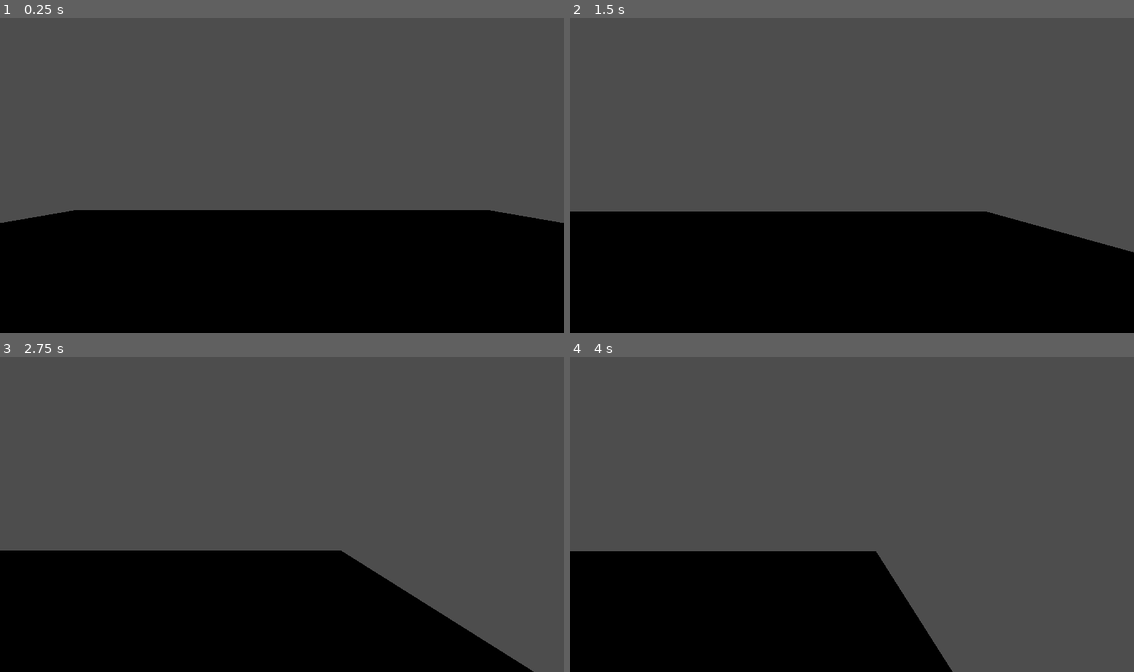
Above: before the commit, frames 1-4 (two rows, left to right).
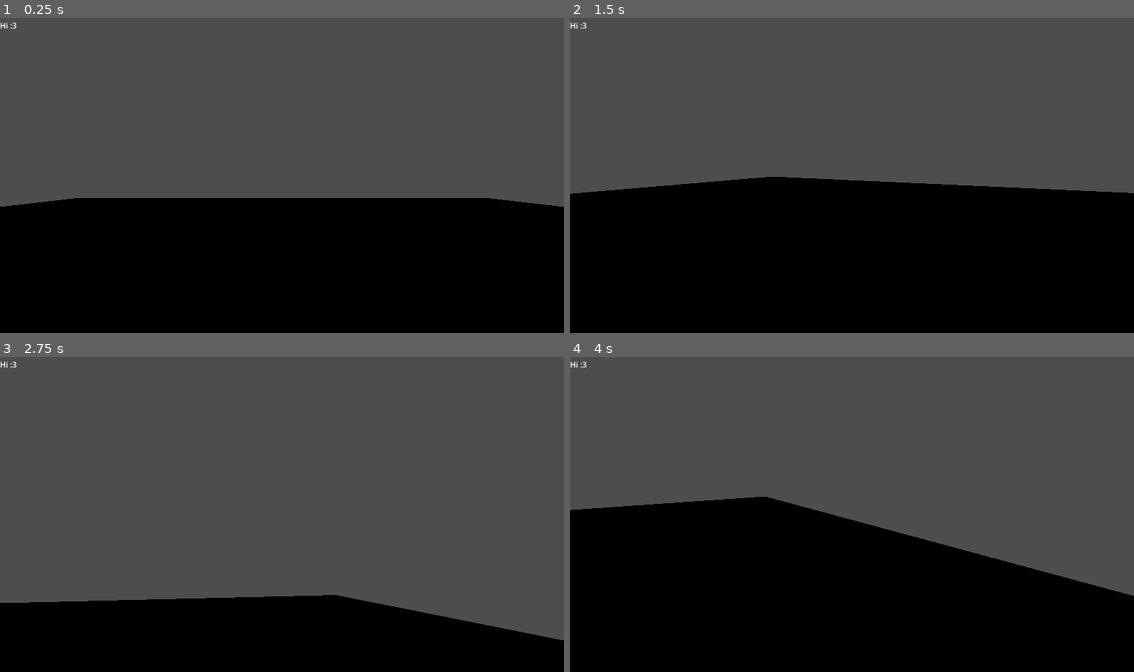
Above: after the commit, the same moments.

Repository: memjamim/FishGame
Game: Godot game, scene res://benscene.tscn
Two runs of this game, one before a commit and one after it. Both use one fixed random seed, a clock stepped at 60 frames per second and the inputs below. Before the commit the project has no main scene; this scene is started directly in both runs.
Inputs (mouse positions are in pixels of both pictures, inside the frame that each line leads up to):
- Up to frame 1 (0.25 s): no input
- Up to frame 2 (1.5 s): tap Enter at 0.5 s; move the mouse to (976, 159) at 0.52 s; hold D (right) 0.53-1.28 s; hold Space (jump) 0.53-1.28 s; move the mouse to (739, 191) at 1.27 s; hold Shift (down) from 1.28 s (still down); tap W (foward) at 1.35 s
- Up to frame 3 (2.75 s): tap Space (jump) at 1.52, 1.55, 1.82 s; move the mouse to (338, 445) at 2.02 s; release Shift (down) at 2.03 s; hold D (right) from 2.03 s (still down); hold Space (jump) from 2.03 s (still down)
- Up to frame 4 (4 s): move the mouse to (823, 577) at 2.77 s; release Space (jump) at 2.78 s; tap W (foward) at 2.85 s; tap Space (jump) at 3.02, 3.05, 3.32 s; move the mouse to (1021, 561) at 3.52 s; release D (right) at 3.53 s; hold A (left) from 3.53 s (still down); hold Space (jump) from 3.53 s (still down)

The runs differ from the first frame. In frame 1, 4.0% of the frame differs, in the area x 0-100%, y 1-66%; in frame 2, 10%; in frame 3, 12%; in frame 4, 21%, in the area x 0-100%, y 1-100%.

Commit message:
Added water movement & started breath system
yep

Diff:
--- a/fish-game-project-folder/benscene.tscn
+++ b/fish-game-project-folder/benscene.tscn
@@ -1,9 +1,11 @@
-[gd_scene load_steps=6 format=3 uid="uid://boq60tw26s0p0"]
+[gd_scene load_steps=9 format=3 uid="uid://boq60tw26s0p0"]
 
-[ext_resource type="Script" path="res://player.gd" id="1_3cfuf"]
+[ext_resource type="Script" uid="uid://lvs5s4jx3na1" path="res://player.gd" id="1_3cfuf"]
+[ext_resource type="Script" uid="uid://caucihx4lukcl" path="res://water.gd" id="2_quwqr"]
+[ext_resource type="Script" uid="uid://3ird8rnbhrh2" path="res://breath_ui.gd" id="3_gugk2"]
 
 [sub_resource type="PlaneMesh" id="PlaneMesh_4pro5"]
-size = Vector2(20, 20)
+size = Vector2(30, 30)
 
 [sub_resource type="ConcavePolygonShape3D" id="ConcavePolygonShape3D_6uye4"]
 data = PackedVector3Array(10, 0, 10, -10, 0, 10, 10, 0, -10, -10, 0, 10, -10, 0, -10, 10, 0, -10)
@@ -13,6 +15,8 @@
 [sub_resource type="ConvexPolygonShape3D" id="ConvexPolygonShape3D_gugk2"]
 points = PackedVector3Array(-0.125207, -0.532801, -0.480507, 0.0227831, 0.47607, 0.498884, 0.169713, 0.559144, 0.464172 …(924 unchanged characters)…
 
+[sub_resource type="SphereShape3D" id="SphereShape3D_quwqr"]
+
 [node name="Node3D" type="Node3D"]
 
 [node name="Ground" type="MeshInstance3D" parent="."]
@@ -20,6 +24,7 @@
 mesh = SubResource("PlaneMesh_4pro5")
 
 [node name="StaticBody3D" type="StaticBody3D" parent="Ground"]
+transform = Transform3D(1.5, 0, 0, 0, 1.5, 0, 0, 0, 1.5, 0, 0, 0)
 
 [node name="CollisionShape3D" type="CollisionShape3D" parent="Ground/StaticBody3D"]
 shape = SubResource("ConcavePolygonShape3D_6uye4")
@@ -34,7 +39,26 @@
 [node name="CollisionShape3D" type="CollisionShape3D" parent="Player"]
 shape = SubResource("ConvexPolygonShape3D_gugk2")
 
-[node name="Node3D" type="Node3D" parent="Player"]
+[node name="CameraPivot" type="Node3D" parent="Player"]
 transform = Transform3D(1, 0, 0, 0, 1, 0, 0, 0, 1, 0, 0.75, 0)
 
-[node name="Camera3D" type="Camera3D" parent="Player/Node3D"]
+[node name="Camera3D" type="Camera3D" parent="Player/CameraPivot"]
+
+[node name="Water" type="Area3D" parent="."]
+transform = Transform3D(2, 0, 0, 0, 2, 0, 0, 0, 2, 0, 1.5493002, -3.9895036)
+script = ExtResource("2_quwqr")
+
+[node name="CollisionShape3D" type="CollisionShape3D" parent="Water"]
+transform = Transform3D(6, 0, 0, 0, 6, 0, 0, 0, 6, 0, 0, -1.3934962)
+shape = SubResource("SphereShape3D_quwqr")
+
+[node name="BreathUI" type="CanvasLayer" parent="."]
+script = ExtResource("3_gugk2")
+
+[node name="MarginContainer" type="MarginContainer" parent="BreathUI"]
+offset_right = 40.0
+offset_bottom = 40.0
+
+[node name="Label" type="Label" parent="BreathUI/MarginContainer"]
+layout_mode = 2
+text = "Hi :3"
--- /dev/null
+++ b/fish-game-project-folder/breath_ui.gd
@@ -0,0 +1,18 @@
+extends CanvasLayer
+@export var player_path: NodePath
+@onready var label: Label = $MarginContainer/Label
+# TODO: display in top corner
+func _ready() -> void:
+	var player := get_node_or_null(player_path)
+	if player:
+		player.breath_updated.connect(set_breath)
+
+func set_breath(current: float, max_value: float) -> void:
+	current = clamp(current, 0.0, max_value)
+
+	visible = current < max_value
+
+	var secs := int(ceil(current))
+	var m := secs / 60
+	var s := secs % 60
+	label.text = "Breath: %d:%02d" % [m, s]
--- a/fish-game-project-folder/player.gd
+++ b/fish-game-project-folder/player.gd
@@ -1,40 +1,120 @@
 extends CharacterBody3D
 
-var IS_IN_WATER: bool = false
+var IS_IN_WATER := false
 
-const SPEED = 5.0
-const JUMP_VELOCITY = 4.5
+@export var land_speed := 5.0
+@export var swim_speed := 3.0
 
+@export var land_accel := 18.0
+@export var swim_accel := 6.0
+
+@export var swim_drag := 3.5
+@export var buoyancy := 1.5       # upward push in water
+
+@export var jump_velocity := 4.5
+
+# Mouse look
+@export var mouse_sensitivity := 0.002
+@export var max_pitch_deg := 85.0
+
+# Breath
+@export var breath_max := 60.0            # 1:00 breath time
+@export var breath_recover_rate := 180.0  # recovery on land
+@export var breath_ui_path: NodePath
+signal breath_updated(current: float, max_value: float)
+signal drowned
+
+@onready var camera_pivot: Node3D = $CameraPivot
+
+var _pitch := 0.0
+var breath := 60.0
+
+func _ready() -> void:
+	breath = breath_max
+	Input.set_mouse_mode(Input.MOUSE_MODE_CAPTURED)
+	emit_signal("breath_updated", breath, breath_max)
+
+func set_in_water(v: bool) -> void:
+	IS_IN_WATER = v
+	if IS_IN_WATER:
+		velocity.y = min(velocity.y, 0.0)
+
+func _unhandled_input(event: InputEvent) -> void:
+	# Toggle mouse capture (for easier testing in editor)
+	if event.is_action_pressed("ui_cancel"):
+		if Input.get_mouse_mode() == Input.MOUSE_MODE_CAPTURED:
+			Input.set_mouse_mode(Input.MOUSE_MODE_VISIBLE)
+		else:
+			Input.set_mouse_mode(Input.MOUSE_MODE_CAPTURED)
+
+	if event is InputEventMouseMotion and Input.get_mouse_mode() == Input.MOUSE_MODE_CAPTURED:
+		# Rotation on player body
+		rotate_y(-event.relative.x * mouse_sensitivity)
+
+		# Rotation on pivot
+		_pitch = clamp(_pitch - event.relative.y * mouse_sensitivity, deg_to_rad(-max_pitch_deg), deg_to_rad(max_pitch_deg))
+		camera_pivot.rotation.x = _pitch
 
 func _physics_process(delta: float) -> void:
-	# Add the gravity.
-	if not IS_IN_WATER:
-		if not is_on_floor():
-			velocity += get_gravity() * delta
-		# Handle jump.
-		if Input.is_action_just_pressed("jump") and is_on_floor():
-			velocity.y = JUMP_VELOCITY
+	_update_breath(delta)
 
-	# Get the input direction and handle the movement/deceleration.
-	# As good practice, you should replace UI actions with custom gameplay actions.
 	var input_dir := Input.get_vector("left", "right", "foward", "back")
 
-	var up_down_dir
+	# Shift to go down in water
+	# Space to go up
+	var vertical_input := 0.0
 	if IS_IN_WATER:
-		up_down_dir = Input.get_axis("down", "up")
+		if Input.is_action_pressed("jump"):
+			vertical_input += 1.0
+		if Input.is_action_pressed("down"):
+			vertical_input -= 1.0
+
+	# Move relative to player, instead of camera pitch
+	var wish_dir := (global_transform.basis * Vector3(input_dir.x, 0.0, input_dir.y))
+	wish_dir.y = vertical_input
+
+	if wish_dir.length() > 0.001:
+		wish_dir = wish_dir.normalized()
+
+	if IS_IN_WATER:
+		_swim_move(wish_dir, delta)
 	else:
-		up_down_dir = 0
-
-	var direction := (transform.basis * Vector3(input_dir.x, up_down_dir, input_dir.y)).normalized()
-	if direction:
-		velocity.x = direction.x * SPEED
-		velocity.z = direction.z * SPEED
-		if IS_IN_WATER:
-			velocity.y = direction.y * SPEED
-	else:
-		velocity.x = move_toward(velocity.x, 0, SPEED)
-		velocity.z = move_toward(velocity.z, 0, SPEED)
-		if IS_IN_WATER:
-			velocity.y = move_toward(velocity.y, 0, SPEED)
+		_land_move(wish_dir, delta)
 
 	move_and_slide()
+
+func _land_move(wish_dir: Vector3, delta: float) -> void:
+	# Gravity
+	if not is_on_floor():
+		velocity += get_gravity() * delta
+
+	# Jump
+	if Input.is_action_just_pressed("jump") and is_on_floor():
+		velocity.y = jump_velocity
+
+	# Accelerate horizontally
+	var target := wish_dir * land_speed
+	velocity.x = move_toward(velocity.x, target.x, land_accel * delta)
+	velocity.z = move_toward(velocity.z, target.z, land_accel * delta)
+
+func _swim_move(wish_dir: Vector3, delta: float) -> void:
+	# Buoyancy + drag for water movement
+	velocity.y += buoyancy * delta
+	velocity = velocity.move_toward(Vector3.ZERO, swim_drag * delta)
+
+	# Acceleration toward 3D target direction
+	var target := wish_dir * swim_speed
+	velocity.x = move_toward(velocity.x, target.x, swim_accel * delta)
+	velocity.y = move_toward(velocity.y, target.y, swim_accel * delta)
+	velocity.z = move_toward(velocity.z, target.z, swim_accel * delta)
+
+func _update_breath(delta: float) -> void:
+	if IS_IN_WATER:
+		breath = max(0.0, breath - delta)
+		if breath <= 0.0:
+			emit_signal("drowned")
+	else:
+		# Fast breath refill when player gets air
+		breath = min(breath_max, breath + breath_recover_rate * delta)
+
+	emit_signal("breath_updated", breath, breath_max)
--- a/fish-game-project-folder/project.godot
+++ b/fish-game-project-folder/project.godot
@@ -11,7 +11,8 @@
 [application]
 
 config/name="FishGameProjectFolder"
-config/features=PackedStringArray("4.3", "Forward Plus")
+run/main_scene="uid://boq60tw26s0p0"
+config/features=PackedStringArray("4.5", "Forward Plus")
 config/icon="res://icon.svg"
 
 [input]
@@ -51,3 +52,7 @@
 "events": [Object(InputEventKey,"resource_local_to_scene":false,"resource_name":"","device":-1,"window_id":0,"alt_press …(191 unchanged characters)…
 ]
 }
+swim_down={
+"deadzone": 0.2,
+"events": []
+}
--- /dev/null
+++ b/fish-game-project-folder/water.gd
@@ -0,0 +1,13 @@
+extends Area3D
+
+func _ready() -> void:
+	body_entered.connect(_on_body_entered)
+	body_exited.connect(_on_body_exited)
+
+func _on_body_entered(body: Node) -> void:
+	if body.has_method("set_in_water"):
+		body.set_in_water(true)
+
+func _on_body_exited(body: Node) -> void:
+	if body.has_method("set_in_water"):
+		body.set_in_water(false)
Not shown, added: fish-game-project-folder/breath_ui.gd.uid
Not shown, changed: fish-game-project-folder/icon.svg.import
Not shown, added: fish-game-project-folder/player.gd.uid
Not shown, added: fish-game-project-folder/water.gd.uid
